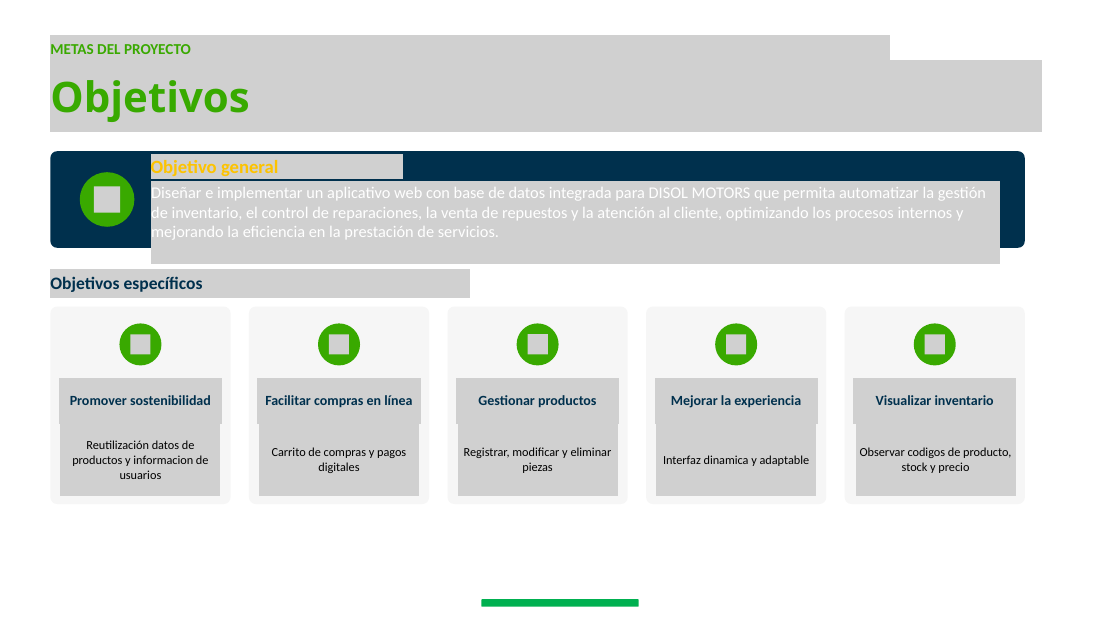
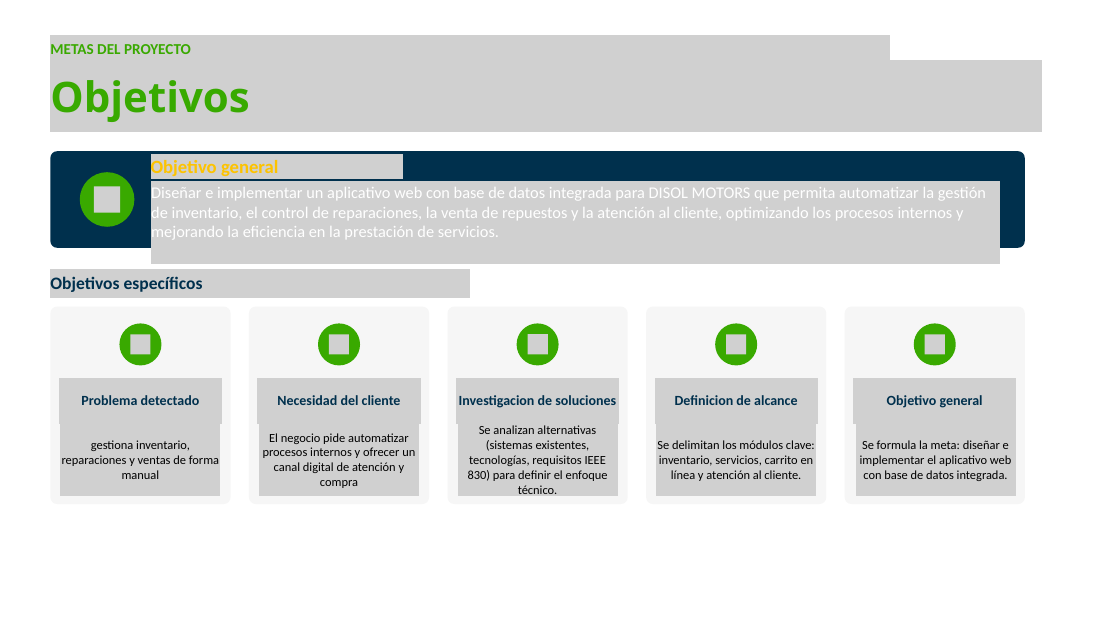
Before and after one commit to JoZeP-zip/DMI_sistema_de_informacion, a slide deck: slide 4 of Documentacion/Presentacion-DMI .pptx (slide 6 before the commit). Drawn at 1120x630 pixels with LibreOffice and Linux fonts; fonts in the diff are those of the drawing; grey boxes stand for pictures. Boxes give left, top, right and bottom in pixels: in the first picture for what was removed or moved away, otherwise in the second. Text is boxed around its words. In the diff, an @@ line names an element or a change of style, - is before the commit and + after.

```diff
--- a/Documentacion/Presentacion-DMI .pptx
+++ b/Documentacion/Presentacion-DMI .pptx
@@ text at (81,395,200,405): text changed @@
-Promover sostenibilidad
+Problema detectado
@@ text at (277,395,401,405): text changed @@
-Facilitar compras en línea
+Necesidad del cliente
@@ text at (459,395,616,408): text changed @@
-Gestionar productos
+Investigacion de soluciones
@@ text at (675,395,797,405): text changed @@
-Mejorar la experiencia
+Definicion de alcance
@@ text at (887,395,983,408): text changed @@
-Visualizar inventario
+Objetivo general
@@ text at (62,440,219,479): text changed; size 15.8 to 16 pt @@
-Reutilización datos de productos y informacion de usuarios
+gestiona inventario, reparaciones y ventas de forma manual
@@ text at (263,433,415,488): text changed; size 15.8 to 16 pt @@
-Carrito de compras y pagos digitales
+El negocio pide automatizar procesos internos y ofrecer un canal digital de atención y compra
@@ text at (468,425,608,494): text changed; size 15.8 to 16 pt @@
-Registrar, modificar y eliminar piezas
+Se analizan alternativas (sistemas existentes, tecnologías, requisitos IEEE 830) para definir el enfoque técnico.
@@ text at (657,440,815,481): text changed; size 15.8 to 16 pt @@
-Interfaz dinamica y adaptable
+Se delimitan los módulos clave: inventario, servicios, carrito en línea y atención al cliente.
@@ text at (860,440,1011,481): text changed; size 15.8 to 16 pt @@
-Observar codigos de producto, stock y precio
+Se formula la meta: diseñar e implementar el aplicativo web con base de datos integrada.
@@ round same rect removed at (480,598,639,608) @@
```
Also in this commit, not shown: 5 other slides changed, 7 slides removed, 3 other files.
